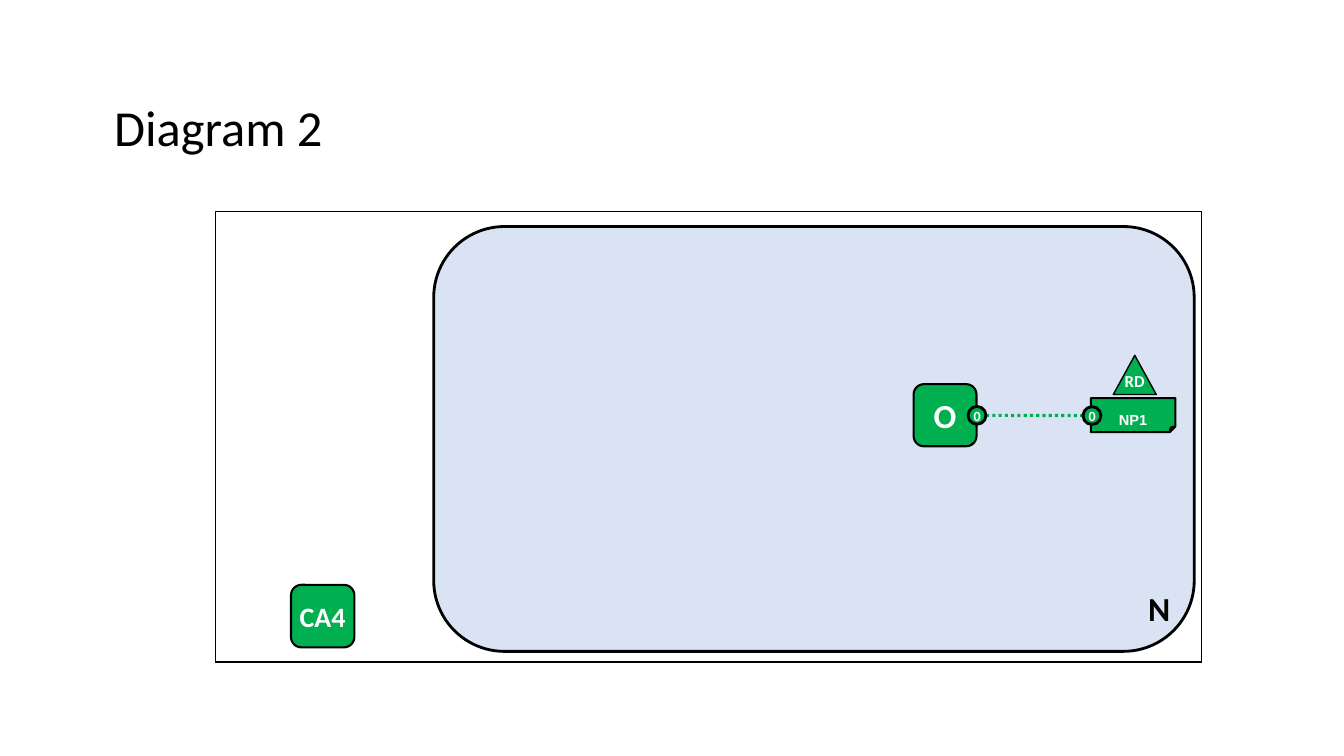
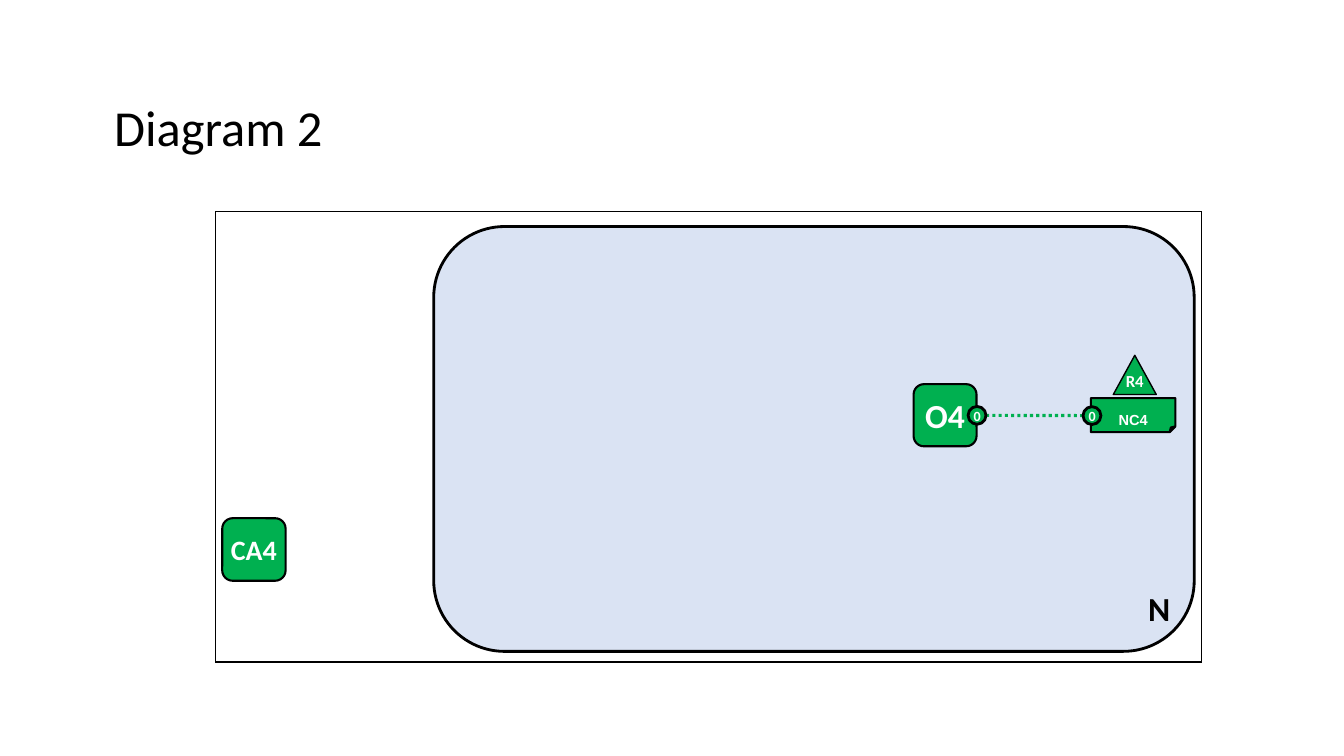
Before and after one commit to hyperledger/fabric, a slide deck: slide 12 of docs/source/diagrams/diagrams.pptx (slide 11 before the commit). Drawn at 1344x756 pixels with LibreOffice and Linux fonts; fonts in the diff are those of the drawing. Boxes give left, top, right and bottom in pixels: in the first picture for what was removed or moved away, otherwise in the second. Text is boxed around its words. In the diff, an @@ line names an element or a change of style, - is before the commit and + after.

```diff
--- a/docs/source/diagrams/diagrams.pptx
+++ b/docs/source/diagrams/diagrams.pptx
@@ text in triangle at [1126, 376, 1144, 387]: text changed @@
-RD
+R4
@@ text in rounded rectangle at [925, 406, 965, 429]: text changed @@
-O
+O4
@@ text in folded corner at [1119, 415, 1148, 425]: text changed @@
-NP1
+NC4
@@ rounded rectangle "CA4": place and size @@
-rounded rectangle "CA4" at [291, 585, 355, 647]
+rounded rectangle "CA4" at [222, 518, 285, 581]
```
Also in this commit, not shown: 15 other slides changed, 4 slides added, 18 other files.
